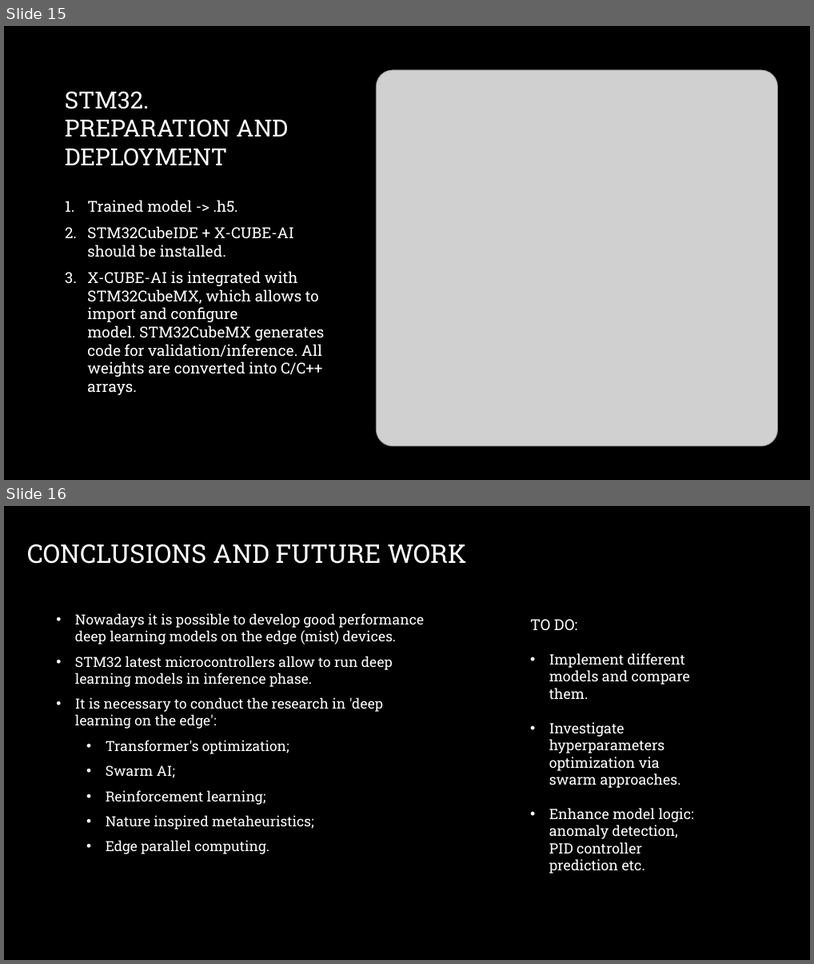
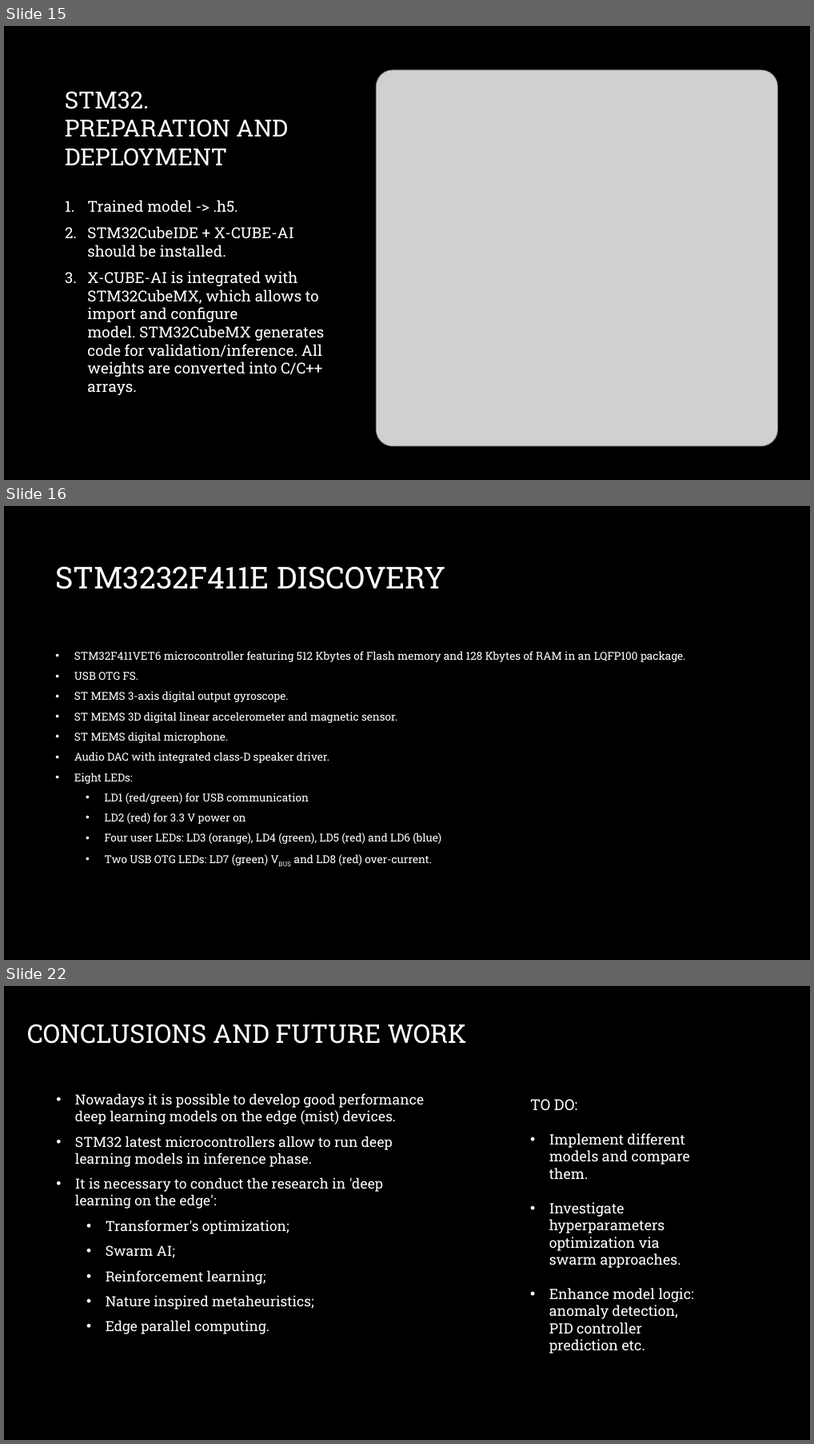
Before and after one commit to ucu-edge/workshop, a slide deck: UCU.pptx. Shown one above the other, each under a label of ours: slides 15 and 16 before the commit, slides 15, 16 and 22 after it; the slides between them are not shown. The pictures are 814x964 and 814x1444 pixels, drawn with LibreOffice and Linux fonts; fonts in the diff are those of the drawing; grey boxes stand for pictures; background and template pictures are left out. Boxes give left, top, right and bottom in pixels: in the first picture for what was removed or moved away, otherwise in the second. Text is boxed around its words. In the diff, an @@ line names an element or a change of style, - is before the commit and + after.

```diff
--- a/UCU.pptx
+++ b/UCU.pptx
@@ slide 16 added at [4, 506, 810, 960], background picture (left out) @@
@@ title added at [55, 566, 446, 589], 36 pt, text #FFFFFF @@
+STM3232F411E DISCOVERY
@@ text added at [74, 651, 686, 865], 13 pt, text #FFFFFF @@
+• STM32F411VET6 microcontroller featuring 512 Kbytes of Flash memory and 128 Kbytes of RAM in an LQFP100 package.
+• USB OTG FS.
+• ST MEMS 3-axis digital output gyroscope.
+• ST MEMS 3D digital linear accelerometer and magnetic sensor.
+• ST MEMS digital microphone.
+• Audio DAC with integrated class‑D speaker driver.
+• Eight LEDs:
+  • LD1 (red/green) for USB communication
+  • LD2 (red) for 3.3 V power on
+  • Four user LEDs: LD3 (orange), LD4 (green), LD5 (red) and LD6 (blue)
+  • Two USB OTG LEDs: LD7 (green) VBUS and LD8 (red) over-current.
@@ what was slide 16 is now slide 22 @@
```
Also in this commit, not shown: 2 slides changed, 5 other slides added.
